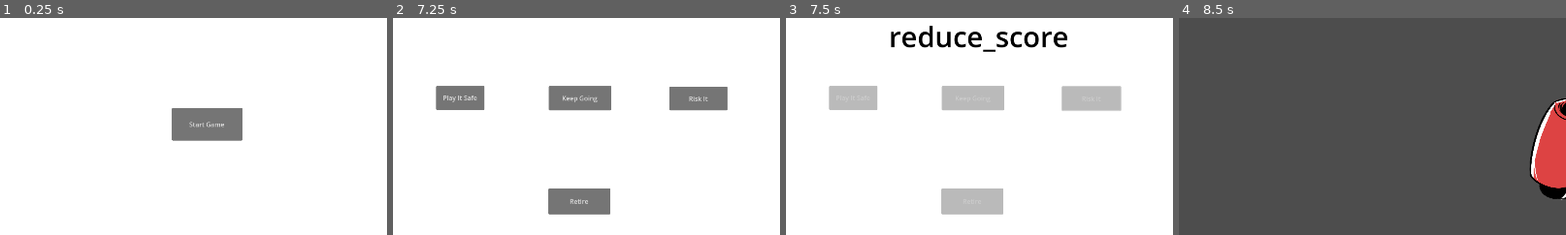
Above: before the commit, frames 1-4 (left to right).
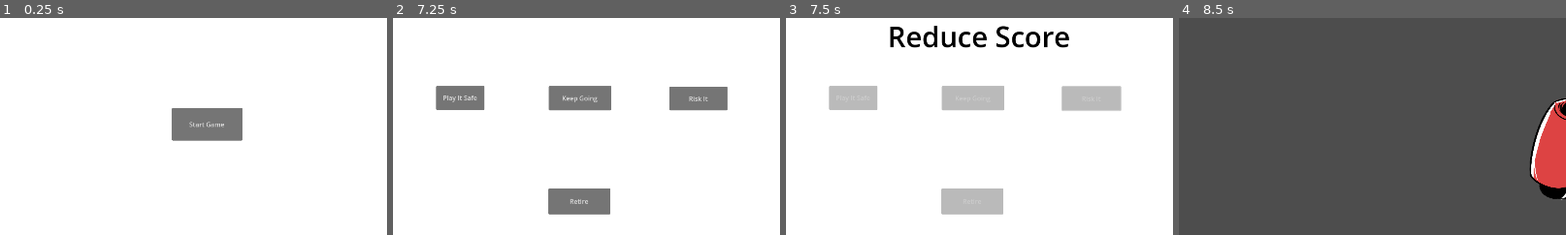
Above: after the commit, the same moments.

Repository: LaceSpades/Brackeys-2025.2
Game: Godot game, scene res://scenes/main_menu.tscn
Same seed, same stepped clock (60 frames per second), same inputs: the game is played once before the commit and once after it.
Inputs (mouse positions are % of the whole screen's width and height, from its top left):
- Up to frame 1 (0.25 s): no input
- Up to frame 2 (7.25 s): click "Start Game" at 0.5 s; tap Enter at 1.25 s; move the mouse to (72, 45) at 1.27 s; tap Space (interact) every 0.75 s from 1.35 to 6.6 s; move the mouse to (30, 55) at 2.02 s; move the mouse to (60, 28) at 2.77 s; move the mouse to (45, 70) at 3.52 s; move the mouse to (80, 65) at 4.27 s; move the mouse to (20, 35) at 5.02 s; move the mouse to (55, 50) at 5.77 s; move the mouse to (35, 25) at 6.52 s
- Up to frame 3 (7.5 s): click "Risk It" at 7.25 s
- Up to frame 4 (8.5 s): tap Space (interact) at 8, 8.1 s; move the mouse to (72, 45) at 8.02 s
The pictures show only the part of the screen within x 25-75%, y 21-71%; the shares and areas given below are measured in that part.

Frames 1-2 are identical in both runs. In frame 3, 2.2% of the frame differs, in the area x 26-74%, y 3-16%; in frame 4, nothing differs.

Commit message:
Human names for modes

Diff:
--- a/scripts/globals.gd
+++ b/scripts/globals.gd
@@ -10,6 +10,33 @@
 var current_mode = "new_game"
 var enemy_health = 1;
 var life_damage = 1
+
+# No time for enums
+func get_mode_name(mode: String):
+	match mode:
+		"health_boost":
+			return "Health Boost"
+		"life_boost":
+			return "Life Boost"
+		"enemy_health_boost":
+			return "Enemy Health Boost"
+		"double_lives_lost":
+			return "Double Lives Lost"
+		"lose_lives":
+			return "Lose Lives"
+		"whos_who_enemy":
+			return "Who's Who? (Enemy)"
+		"whos_who_player":
+			return "Who's Who? (Player)"
+		"upside_down":
+			return "Upside Down"
+		"flip_sides":
+			return "Flip Sides"
+		"more_encounters":
+			return "More Encounters"
+		"reduce_score":
+			return "Reduce Score"
+	return ""
 
 func reset() -> void:
 	reset_player_lives()
--- a/scripts/risk_it_menu.gd
+++ b/scripts/risk_it_menu.gd
@@ -31,7 +31,7 @@
 	disable_buttons()
 
 func display_mode() -> void:
-	mode.text = Globals.current_mode
+	mode.text = Globals.get_mode_name(Globals.current_mode)
 
 func _on_display_timer_timeout() -> void:
 	get_tree().change_scene_to_file("res://scenes/game.tscn")
